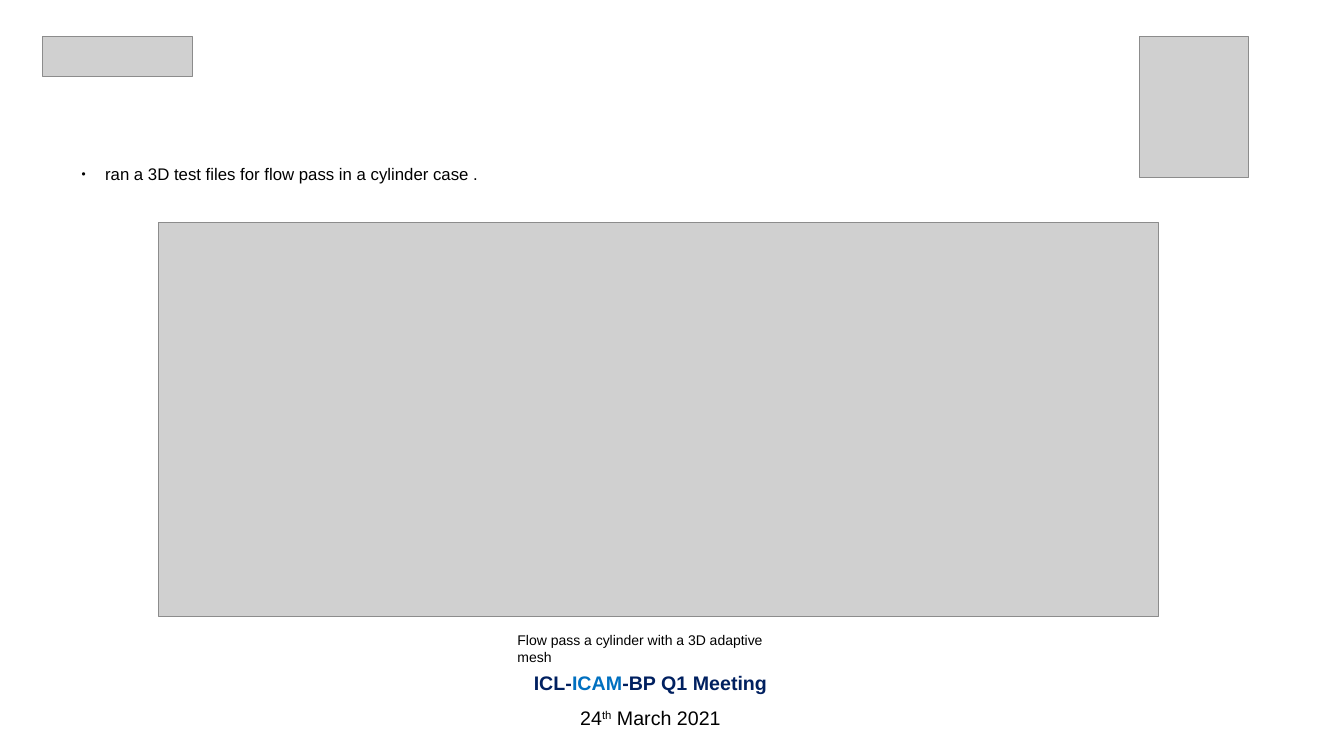
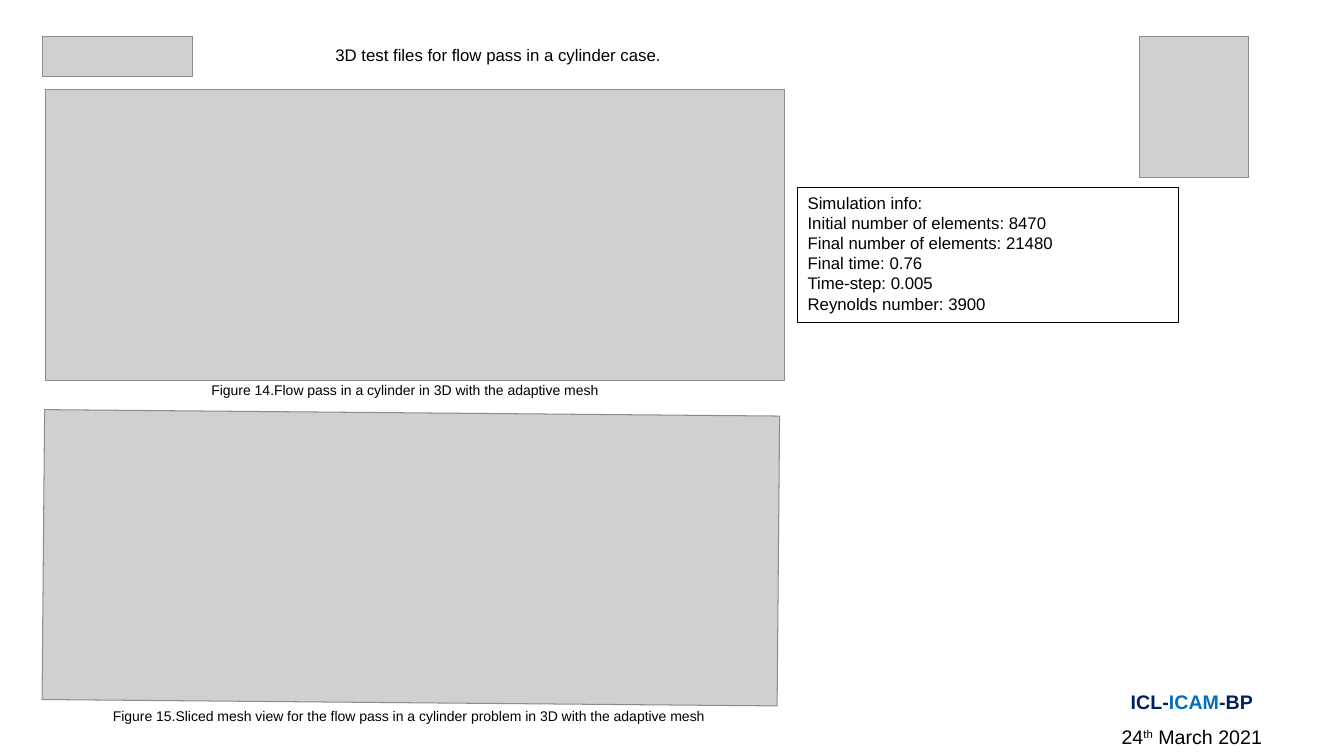
Before and after one commit to Amin-Nadimy/Wave-Equation, a slide deck: slide 9 of BP/BP-ICAM 24 Mar 2021.pptx (slide 6 before the commit). Drawn at 1344x756 pixels with LibreOffice and Linux fonts; fonts in the diff are those of the drawing; grey boxes stand for pictures. Boxes give left, top, right and bottom in pixels: in the first picture for what was removed or moved away, otherwise in the second. Text is boxed around its words. In the diff, an @@ line names an element or a change of style, - is before the commit and + after.

```diff
--- a/BP/BP-ICAM 24 Mar 2021.pptx
+++ b/BP/BP-ICAM 24 Mar 2021.pptx
@@ text at (335, 49, 660, 65): text changed @@
-● ran a 3D test files for flow pass in a cylinder case .
+3D test files for flow pass in a cylinder case.
@@ picture added at (45, 90, 784, 381) @@
@@ rectangle added at (798, 188, 1179, 323), outline #000000 0.75 pt, 12 pt, text #000000 @@
+Simulation info:
+Initial number of elements: 8470
+Final number of elements: 21480
+Final time: 0.76
+Time-step: 0.005
+Reynolds number: 3900
@@ picture removed at (158, 222, 1158, 616) @@
@@ text at (211, 385, 598, 398): text changed @@
-Flow pass a cylinder with a 3D adaptive mesh
+Figure 14.Flow pass in a cylinder in 3D with the adaptive mesh
@@ picture added at (42, 410, 780, 707) @@
@@ text "ICL-ICAM-BP": place and size @@
-text "ICL-ICAM-BP" at (534, 675, 767, 726)
+text "ICL-ICAM-BP" at (1131, 695, 1262, 745)
@@ text added at (113, 711, 704, 724), 10 pt, text #000000 @@
+Figure 15.Sliced mesh view for the flow pass in a cylinder problem in 3D with the adaptive mesh
@@ text at (1131, 695, 1253, 710): text changed @@
-ICL-ICAM-BP Q1 Meeting
+ICL-ICAM-BP
```
Also in this commit, not shown: 7 other slides changed, 2 slides added, 4 other files.
